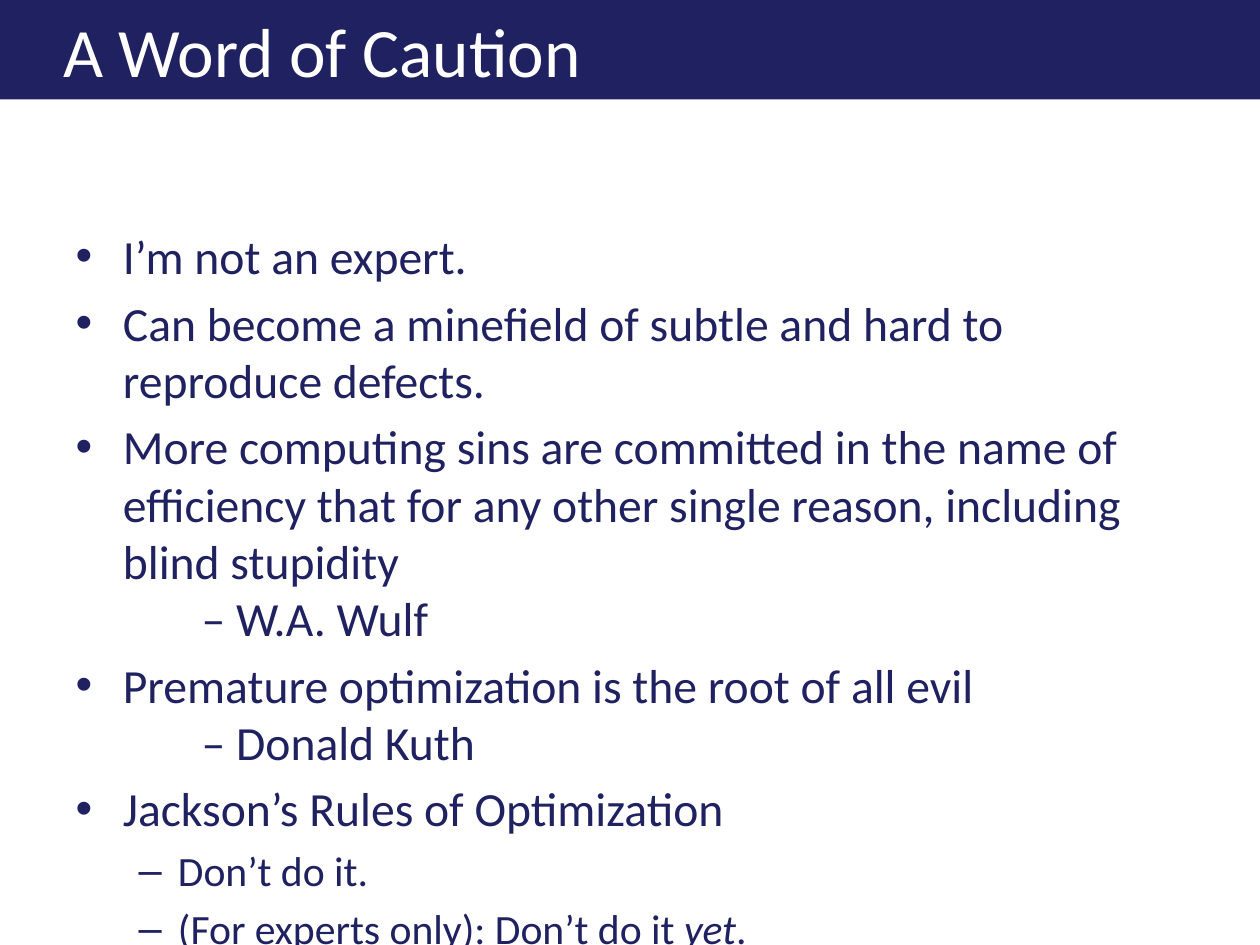
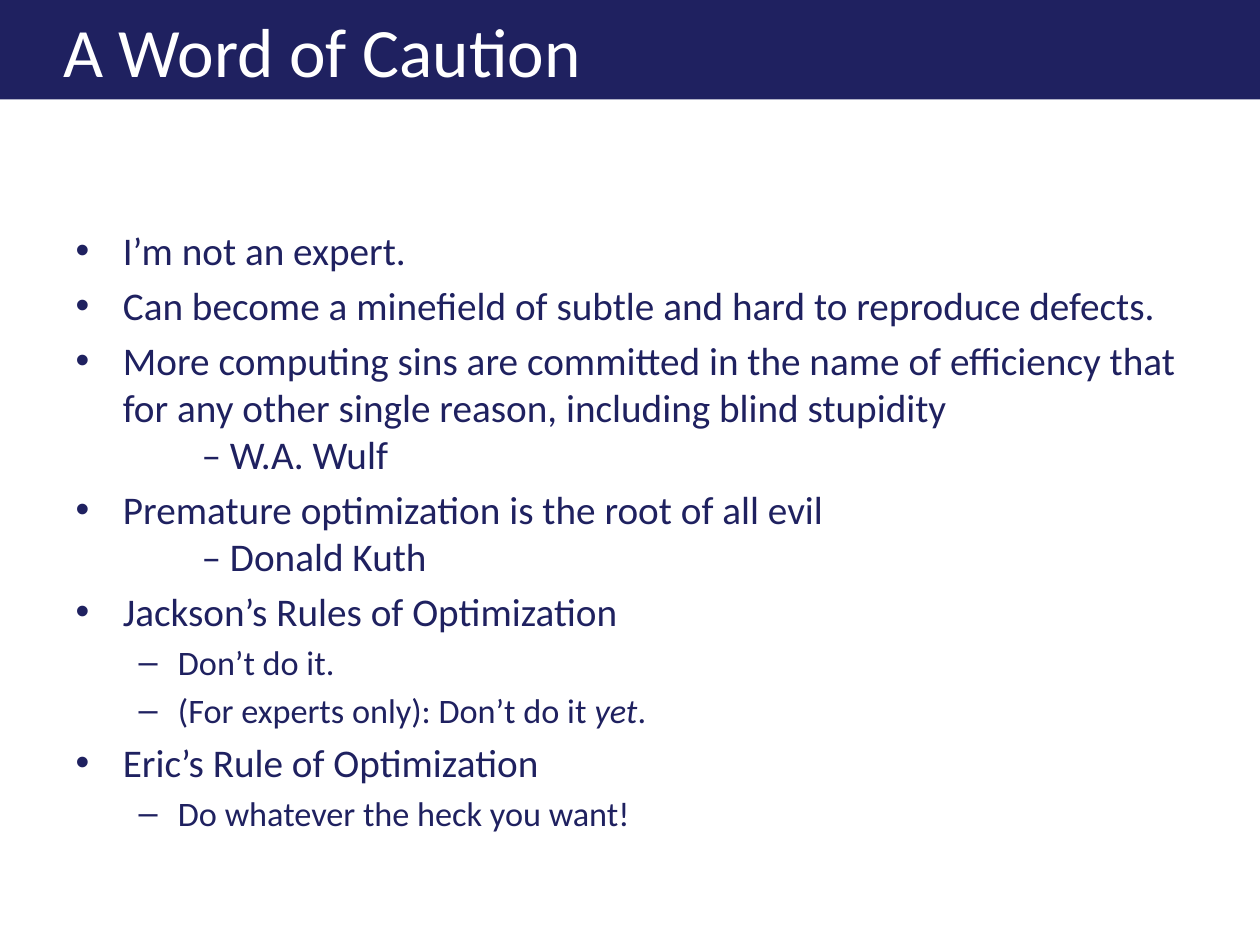
Before and after one commit to ericburcham/THasyINKnc, a slide deck: slide 11 of Presentation/THasINKync.pptx. Drawn at 1260x945 pixels with LibreOffice and Linux fonts; fonts in the diff are those of the drawing; background and template pictures are left out. Boxes give left, top, right and bottom in pixels: in the first picture for what was removed or moved away, otherwise in the second. Text is boxed around its words. In the diff, an @@ line names an element or a change of style, - is before the commit and + after.

```diff
--- a/Presentation/THasINKync.pptx
+++ b/Presentation/THasINKync.pptx
@@ text at [123, 237, 1175, 729]: size 27.2 to 22.4 pt in "I’m not an expert.", "Can become a minefield of subtle and ...", "More computing sins are committed in the ...", "Premature optimization is the root of all ..." and 1 more places; size 23.8 to 19.6 pt in "Don’t do it.", "(For experts only): Don’t do it yet." @@
@@ text at [123, 749, 630, 832]: paragraphs added @@
+• Eric’s Rule of Optimization
+  – Do whatever the heck you want!
```
Also in this commit, not shown: 1 other slide changed, 1 other file.
